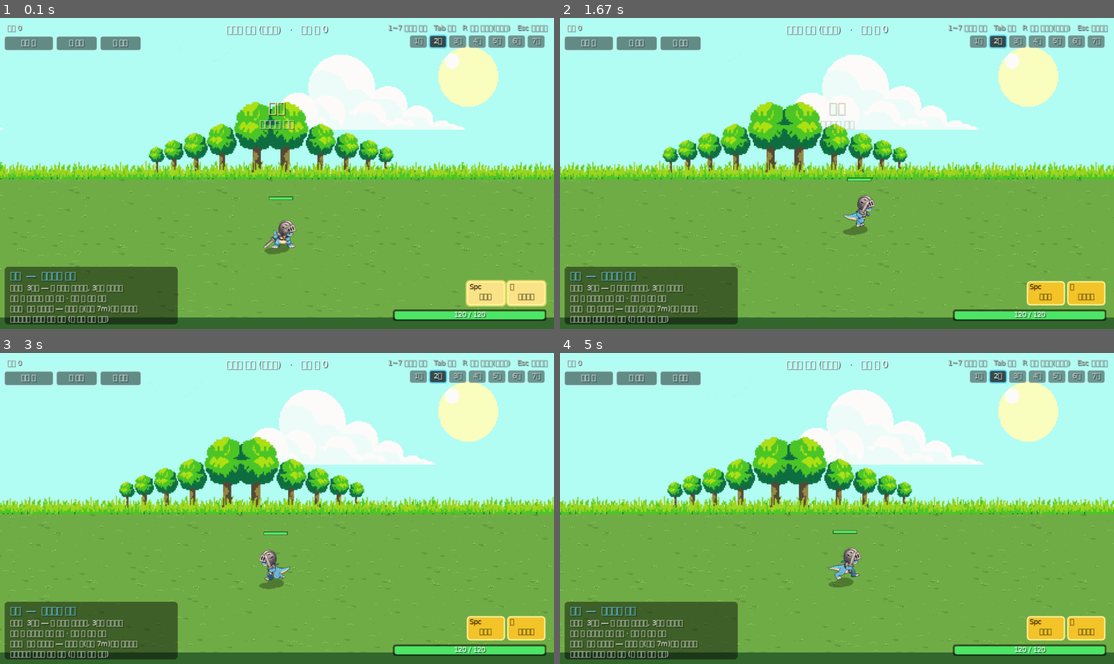
Above: before the commit, frames 1-4 (two rows, left to right).
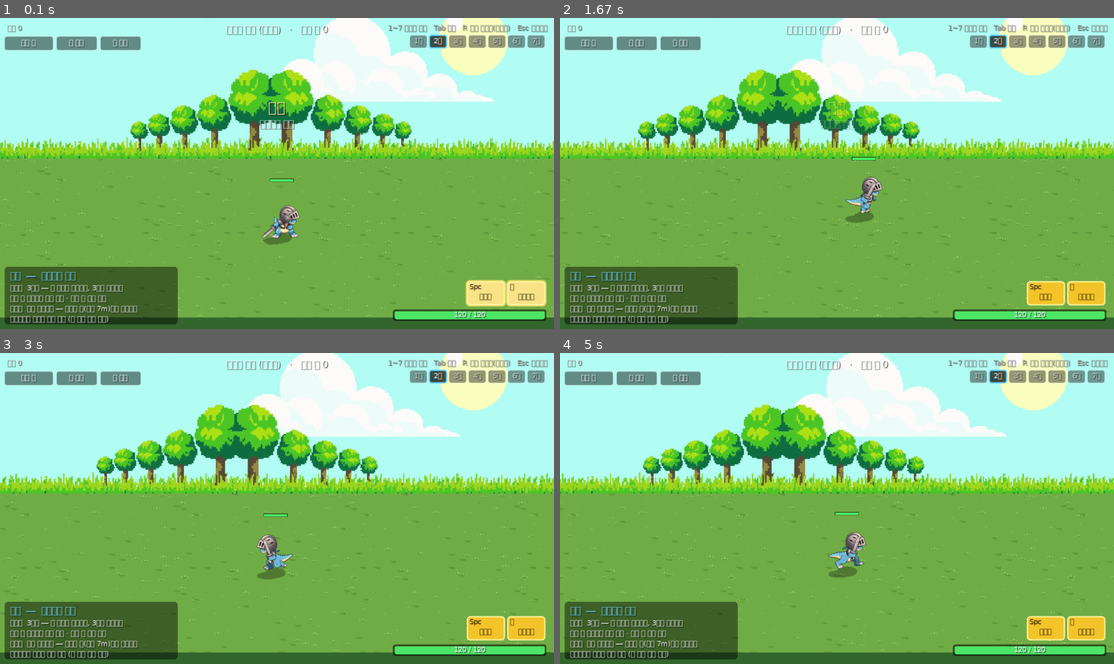
Above: after the commit, the same moments.

Repository: kaino0404-collab/quarterview-action-game
Game: LÖVE game, started from main.lua
Two runs of this game, one before a commit and one after it. Both use one fixed random seed, a clock stepped at 60 frames per second and the inputs below.
Inputs (mouse positions are in pixels of both pictures, inside the frame that each line leads up to):
- Up to frame 1 (0.1 s): no input
- Up to frame 2 (1.67 s): hold Right 0.33-0.8 s; move the mouse to (814, 185) at 0.37 s; hold Up 0.83-1.3 s; move the mouse to (842, 195) at 0.87 s; hold Right from 1.33 s (still down); move the mouse to (704, 176) at 1.37 s
- Up to frame 3 (3 s): release Right at 1.8 s; hold Left 1.83-2.37 s; move the mouse to (332, 576) at 1.87 s; hold Down 2.4-2.87 s; move the mouse to (105, 580) at 2.43 s; hold Left from 2.9 s (still down); move the mouse to (481, 617) at 2.93 s
- Up to frame 4 (5 s): release Left at 3.37 s; hold Up 3.4-3.87 s; move the mouse to (903, 536) at 3.43 s; hold Right 3.9-4.53 s; move the mouse to (848, 402) at 3.93 s; hold Down from 4.57 s (still down); move the mouse to (704, 446) at 4.6 s

The runs differ from the first frame. In frame 1, 25% of the frame differs, in the area x 0-100%, y 0-96%; in frame 2, 26%; in frame 3, 26%; in frame 4, 26%.

Commit message:
카메라 1.15배 확대
- CAMZ 1 → 1.15 (화면 가운데 기준)
- 마우스 조준, 머리 위 체력바, 카메라 고정·가두기, 해 위치를 확대에 맞춤

Co-Authored-By: Claude Opus 5.5 <noreply@anthropic.com>

Diff:
--- a/main.lua
+++ b/main.lua
@@ -385,8 +385,8 @@
   end
   return love.mouse.isDown(b)
 end
-local function screenToWorld(gx, gy, z)
-  return (gx - W / 2) / S + cam.x, ((gy - H / 2) / S + (z or 0) * KZ) / KY + cam.y
+local function screenToWorld(gx, gy, z)   -- (카메라 확대 CAMZ 만큼 나눔)
+  return (gx - W / 2) / (S * CAMZ) + cam.x, ((gy - H / 2) / (S * CAMZ) + (z or 0) * KZ) / KY + cam.y
 end
 local function mouseWorld(z)
   -- 패드 모드: 캐릭터에서 조준 방향으로 PAD.dist 만큼 떨어진 곳을 "마우스 지점"으로 쓴다
@@ -397,7 +397,7 @@
 end
 local function worldToGame(x, y, z)
   local sx, sy = proj(x, y, z)
-  return sx - cam.x * S + W / 2, sy - cam.y * KY * S + H / 2
+  return (sx - cam.x * S) * CAMZ + W / 2, (sy - cam.y * KY * S) * CAMZ + H / 2
 end
 
 -------------------------------------------------------------------------------
@@ -2130,9 +2130,9 @@
   end
   local k = 1 - math.exp(-dt * 7)
   -- 세로는 고정: 들판 맨 앞(y = MAPH + 1)이 화면 아래 20px 에 오게 → 위쪽 절반은 늘 하늘·나무 뒷배경 (옆모습 들판)
-  ty = MAPH + 1 - (H / 2 - 20) / (KY * S)
+  ty = MAPH + 1 - (H / 2 - 20) / (KY * S * CAMZ)
   -- 가로는 맵 왼쪽·오른쪽 끝 너머(빈 곳)가 안 보이게 가둠
-  local half = W / 2 / S
+  local half = W / 2 / (S * CAMZ)
   tx = max(1 + half, min(MAPW + 1 - half, tx))
   cam.x, cam.y = lerp(cam.x, tx, k), ty
   shake = max(0, shake - dt * 1.8)
@@ -2144,7 +2144,7 @@
   enemies, projs, corpses, pts, texts, fx, zones, spawns, pickups = {}, {}, {}, {}, {}, {}, {}, {}, {}
   wave, kills, waveQueue, spawnT, breakT = 0, 0, {}, 0, 2
   banner.text, banner.sub, banner.t = STYLES[styleIdx].name, STYLES[styleIdx].tag, 2
-  cam.x, cam.y = player.x, MAPH + 1 - (H / 2 - 20) / (KY * S)
+  cam.x, cam.y = player.x, MAPH + 1 - (H / 2 - 20) / (KY * S * CAMZ)
   flowTx, flowTy = nil, nil
   shake, freeze, slowT, gameTime = 0, 0, 0, 0
   buildFlow(floor(player.x), floor(player.y))
@@ -2212,8 +2212,12 @@
 -------------------------------------------------------------------------------
 -- 그리기
 -------------------------------------------------------------------------------
+-- 카메라 확대 (2026-11-24 유저 "카메라가 조금 더 들어가서 크게 보였으면, 조금만"): 1 → 1.15, 화면 가운데 기준
+CAMZ = 1.15
 local function camTransform(shx, shy)
-  lg.translate(floor(W / 2 - cam.x * S + (shx or 0)), floor(H / 2 - cam.y * KY * S + (shy or 0)))
+  lg.translate(floor(W / 2 + (shx or 0)), floor(H / 2 + (shy or 0)))
+  lg.scale(CAMZ)
+  lg.translate(-cam.x * S, -cam.y * KY * S)
 end
 local function groundCircle(mode, x, y, r, seg)
   local sx, sy = proj(x, y, 0)
@@ -2385,7 +2389,7 @@
     -- 해는 뒷배경에서 오려 내 한 번만, 화면 오른쪽 위에 고정 (아주 멀리 있는 것처럼 카메라를 따라감) — 유저 "해 하나로"
     local left = floor(((cam.x - 20) * S) / (iw * sc)) * iw * sc
     for xx = left, (cam.x + 20) * S, iw * sc do lg.draw(BACK.img, xx, by - ih * sc, 0, sc, sc) end
-    if BACK.sun then lg.draw(BACK.sun, cam.x * S + W / 2 - 200, by - ih * sc + 110, 0, sc, sc) end   -- (뒷배경 위에 그려야 보임)
+    if BACK.sun then lg.draw(BACK.sun, cam.x * S + (W / 2 - 200) / CAMZ, by - ih * sc + 110, 0, sc, sc) end   -- (뒷배경 위에 그려야 보임)
   end
   if bgtex.floor then
     -- 질감 바닥: 얼룩·격자 없이 그림 그대로
Not shown, changed: 작업기록.md
